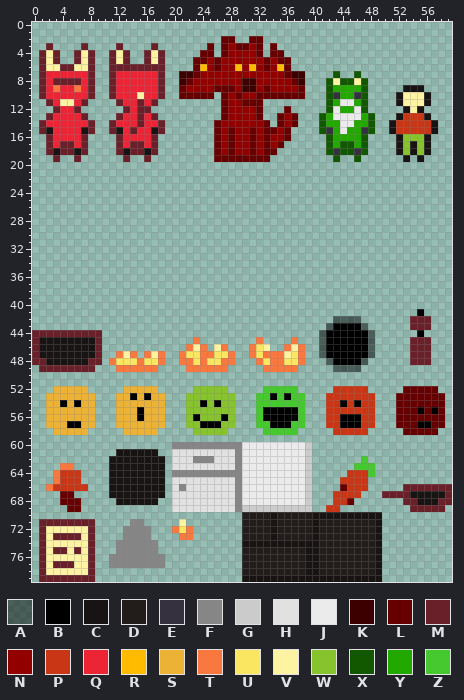
Edited in one commit: sprite sheet (src/graphics/sprites_optimized.png). The picture above was drawn from the file before the commit.
The file is 60x80 pixels.
Palette (. is transparent): A #00000080  B #000000  C #181413  D #221c1b  E #36313f  F #868686  G #cbcbcb  H #e1e1e1  J #ebebeb  K #3d0000  L #660000  M #692029  N #920000  P #c93616  Q #eb2436  R #ffbb00  S #ebb236  T #f9783f  U #fbe662  V #fef2a3  W #87c32d  X #125800  Y #23a800  Z #45c92e
Pixels before (only the part around the change), first column x 0:
60 ....................FFF
61 ............CCCCCC..HHH
62 ...........CCCCCCCC.HHH
63 ....TT.....CCCCCCCC.HHH
64 ...TPPP....CCCCCCCC.FFF
65 ...TPPP....CCCCCCCC.HHH
66 ..TPPPPP...CCCCCCCC.HFH
67 ....LL.....CCCCCCCC.HHH
68 ....LLL.....CCCCCC..HHH
69 .....LL.............HHH
70 .......................
71 .MMMMMMMM.....FF.....V.
72 .MVVVVVVM....FFFF...TUT
73 .MVMMMMVM....FFFF....TT
74 .MVVVVVVM...FFFFFF.....
75 .MVMMVMVM...FFFFFF.....
76 .MVVVVVVM..FFFFFFFF....
77 .MVMMMVVM..FFFFFFFF....
78 .MVVVVVVM..............
79 .MMMMMMMM..............
The same view after the edit:
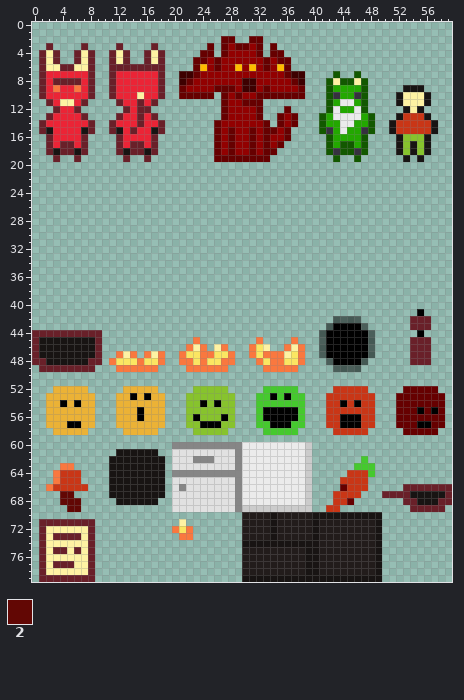
Colours new in this view: 2 #620704
Edits made:
Changed rows in their new state; - is an unchanged pixel.
first column x 4:
67 22-------------
68 222------------
69 -22------------
71 ----------..---
72 ---------....--
73 ---------....--
74 --------......-
75 --------......-
76 -------........
77 -------........
Where, in picture pixels (left, top, right, bottom), the same in both pictures:
changed: (60, 491, 81, 512)
erased: (109, 519, 165, 568)
